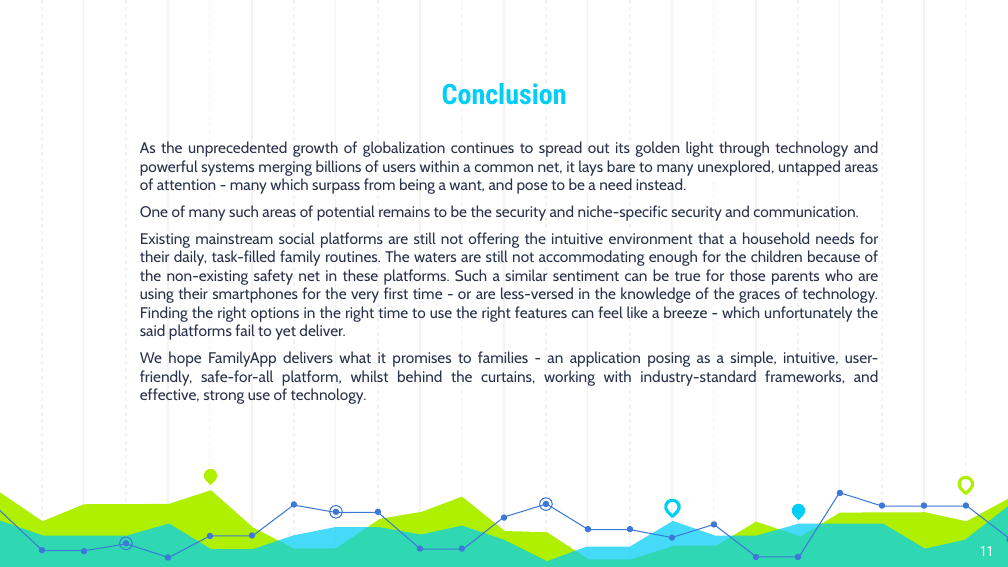
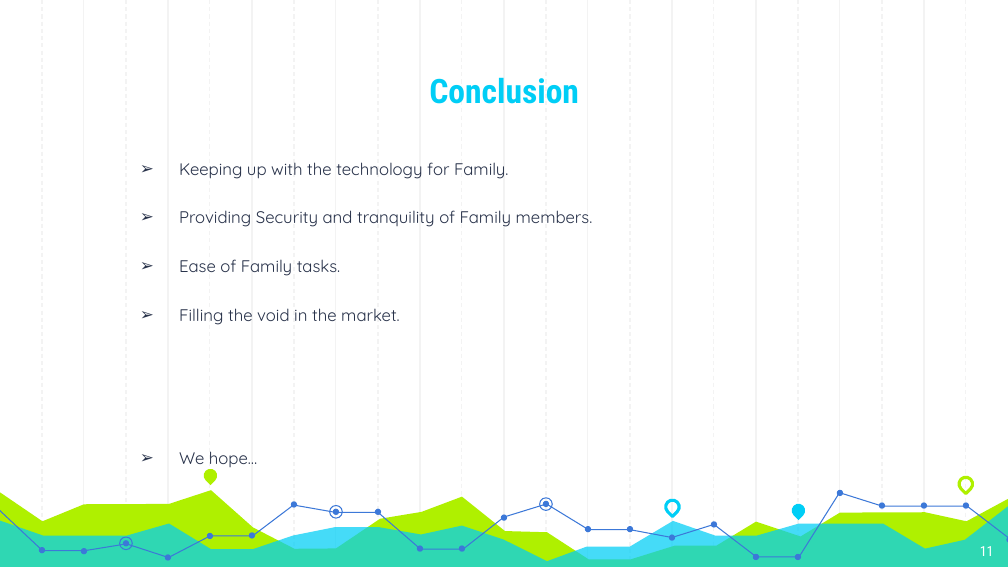
Before and after one commit to peyalrhmn/Family-App, a slide deck: slide 11 of Proposal_Presentation.pptx. Drawn at 1008x567 pixels with LibreOffice and Linux fonts; fonts in the diff are those of the drawing. Boxes give left, top, right and bottom in pixels: in the first picture for what was removed or moved away, otherwise in the second. Text is boxed around its words. In the diff, an @@ line names an element or a change of style, - is before the commit and + after.

```diff
--- a/Proposal_Presentation.pptx
+++ b/Proposal_Presentation.pptx
@@ title "Conclusion" at [429, 77, 579, 104]: size 20 to 24 pt @@
@@ text at [179, 162, 593, 467]: text changed; size 11 to 12 pt; font Cabin to Quicksand @@
-As the unprecedented growth of globalization continues to spread out its golden light through technology and powerful systems merging billions of users within a common net, it lays bare to many unexplored, untapped areas of attention - many which surpass from being a want, and pose to be a need instead.
-One of many such areas of potential remains to be the security and niche-specific security and communication.
-Existing mainstream social platforms are still not offering the intuitive environment that a household needs for their daily, task-filled family routines. The waters are still not accommodating enough for the children because of the non-existing safety net in these platforms. Such a similar sentiment can be true for those parents who are using their smartphones for the very first time - or are less-versed in the knowledge of the graces of technology. Finding the right options in the right time to use the right features can feel like a breeze - which unfortunately the said platforms fail to yet deliver.
-We hope FamilyApp delivers what it promises to families - an application posing as a simple, intuitive, user-friendly, safe-for-all platform, whilst behind the curtains, working with industry-standard frameworks, and effective, strong use of technology.
+➢ Keeping up with the technology for Family.
+➢ Providing Security and tranquility of Family members.
+➢ Ease of Family tasks.
+➢ Filling the void in the market.
+➢ We hope…
```
Also in this commit, not shown: 5 other slides changed.
